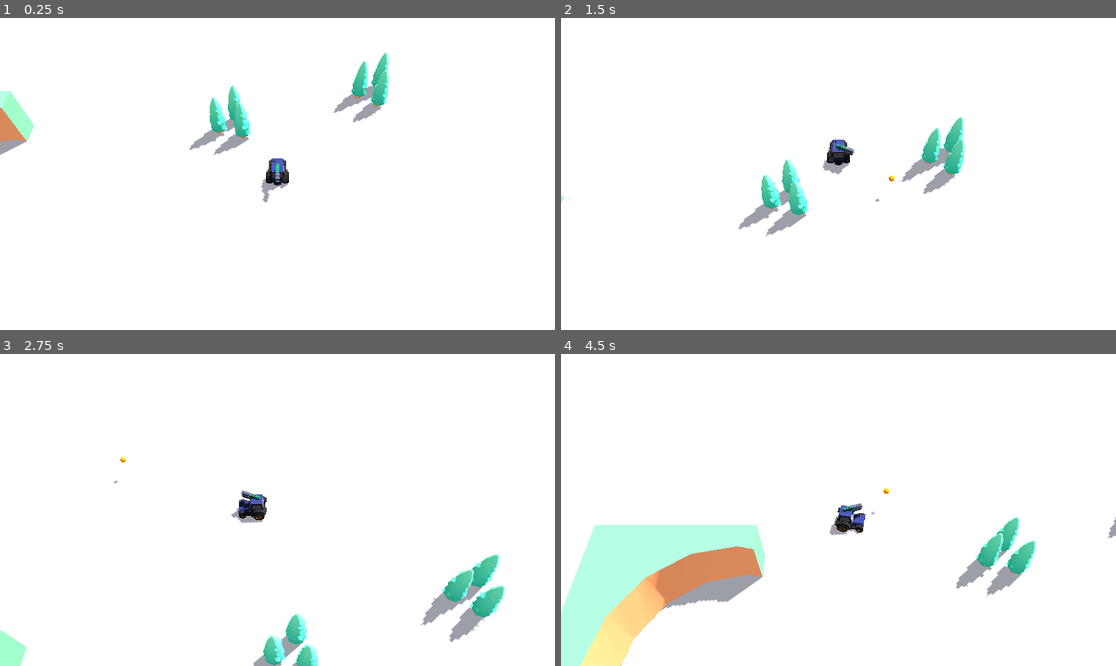
Above: before the commit, frames 1-4 (two rows, left to right).
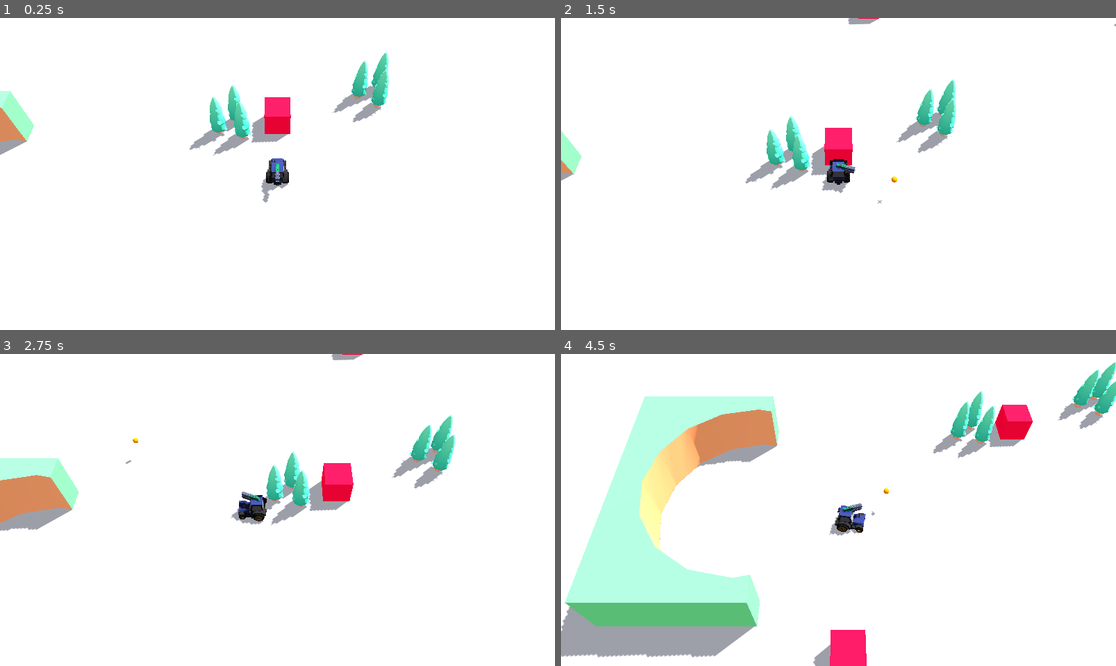
Above: after the commit, the same moments.

Repository: antimundo/top-down-shooter
Game: Godot game, scene res://scenes/gameplay.tscn
Same seed, same stepped clock (60 frames per second), same inputs: the game is played once before the commit and once after it.
Inputs (mouse positions are in pixels of both pictures, inside the frame that each line leads up to):
- Up to frame 1 (0.25 s): no input
- Up to frame 2 (1.5 s): tap Enter at 0.5 s; move the mouse to (810, 236) at 0.52 s; hold W (move_up) from 0.53 s (still down); click (810, 236) at 0.6 s; move the mouse to (1005, 220) at 1.27 s; click (1005, 220) at 1.35 s
- Up to frame 3 (2.75 s): move the mouse to (111, 463) at 2.02 s; release W (move_up) at 2.03 s; hold A (move_left) from 2.03 s (still down); click (111, 463) at 2.1 s
- Up to frame 4 (4.5 s): move the mouse to (866, 510) at 2.77 s; click (866, 510) at 2.85 s; move the mouse to (755, 432) at 3.52 s; release A (move_left) at 3.53 s; hold S (move_down) 3.53-4.28 s; click (755, 432) at 3.6 s; move the mouse to (960, 494) at 4.27 s; hold D (move_right) from 4.28 s (still down); click (960, 494) at 4.35 s

The runs differ from the first frame. In frame 1, 0.8% of the frame differs, in the area x 45-53%, y 25-41%; in frame 2, 6.1%; in frame 3, 9.4%; in frame 4, 24%, in the area x 0-100%, y 2-100%.

Commit message:
Add enemies

Diff:
--- a/scenes/bullet.gd
+++ b/scenes/bullet.gd
@@ -10,3 +10,13 @@
 	if transform.origin.is_equal_approx(transform.origin + velocity.normalized()):
 		look_at(transform.origin + velocity.normalized(), Vector3.UP)
 	transform.origin += velocity * delta
+
+
+func _on_body_entered(body):
+	queue_free()
+	if body is Enemy:
+		body.kill()
+		queue_free()
+
+func _on_timer_timeout():
+	queue_free()
--- a/scenes/bullet.tscn
+++ b/scenes/bullet.tscn
@@ -24,3 +24,9 @@
 
 [node name="CollisionShape3D" type="CollisionShape3D" parent="."]
 shape = SubResource("SphereShape3D_vakc8")
+
+[node name="Timer" type="Timer" parent="."]
+autostart = true
+
+[connection signal="body_entered" from="." to="." method="_on_body_entered"]
+[connection signal="timeout" from="Timer" to="." method="_on_timer_timeout"]
--- /dev/null
+++ b/scenes/enemy.gd
@@ -0,0 +1,5 @@
+extends RigidBody3D
+class_name Enemy
+
+func kill():
+	queue_free()
--- /dev/null
+++ b/scenes/enemy.tscn
@@ -0,0 +1,26 @@
+[gd_scene load_steps=5 format=3 uid="uid://beub68u33s8mq"]
+
+[ext_resource type="Script" path="res://scenes/enemy.gd" id="1_8yo88"]
+
+[sub_resource type="BoxShape3D" id="BoxShape3D_c1bja"]
+size = Vector3(2, 2, 2)
+
+[sub_resource type="StandardMaterial3D" id="StandardMaterial3D_ctsmn"]
+albedo_color = Color(0.905882, 0, 0.172549, 1)
+
+[sub_resource type="BoxMesh" id="BoxMesh_qhtru"]
+material = SubResource("StandardMaterial3D_ctsmn")
+size = Vector3(2, 2, 2)
+
+[node name="Enemy" type="RigidBody3D"]
+transform = Transform3D(1, 0, 0, 0, 1, 0, 0, 0, 1, 0, 1, -5.1)
+script = ExtResource("1_8yo88")
+
+[node name="CollisionShape3D" type="CollisionShape3D" parent="."]
+shape = SubResource("BoxShape3D_c1bja")
+
+[node name="MeshInstance3D" type="MeshInstance3D" parent="."]
+mesh = SubResource("BoxMesh_qhtru")
+
+[connection signal="body_entered" from="." to="." method="_on_body_entered"]
+[connection signal="body_shape_entered" from="." to="." method="_on_body_shape_entered"]
--- a/scenes/gameplay.tscn
+++ b/scenes/gameplay.tscn
@@ -6,6 +6,7 @@
 [ext_resource type="PackedScene" uid="uid://b2uglfheplbh5" path="res://meshes/blasters/blasterQ.glb" id="2_j8aql"]
 [ext_resource type="PackedScene" uid="uid://dk7x8hjx8eo8f" path="res://meshes/mini-arena/tree.glb" id="3_7nmxq"]
 [ext_resource type="Script" path="res://scenes/blaster.gd" id="4_yv1sy"]
+[ext_resource type="PackedScene" uid="uid://beub68u33s8mq" path="res://scenes/enemy.tscn" id="7_6u6fx"]
 
 [sub_resource type="Environment" id="Environment_11i6t"]
 background_mode = 1
@@ -27,6 +28,21 @@
 [sub_resource type="BoxShape3D" id="BoxShape3D_qvkp1"]
 size = Vector3(1, 1, 1.6)
 
+[sub_resource type="Animation" id="Animation_mq1jd"]
+length = 0.001
+tracks/0/type = "value"
+tracks/0/imported = false
+tracks/0/enabled = true
+tracks/0/path = NodePath(".:position")
+tracks/0/interp = 1
+tracks/0/loop_wrap = true
+tracks/0/keys = {
+"times": PackedFloat32Array(0),
+"transitions": PackedFloat32Array(1),
+"update": 0,
+"values": [Vector3(0, 0.08442, -0.5)]
+}
+
 [sub_resource type="Animation" id="Animation_t618t"]
 resource_name = "shoot"
 length = 0.1
@@ -41,21 +57,6 @@
 "transitions": PackedFloat32Array(-2, -2),
 "update": 0,
 "values": [Vector3(0, 0.084, -0.4), Vector3(0, 0.08442, -0.5)]
-}
-
-[sub_resource type="Animation" id="Animation_mq1jd"]
-length = 0.001
-tracks/0/type = "value"
-tracks/0/imported = false
-tracks/0/enabled = true
-tracks/0/path = NodePath(".:position")
-tracks/0/interp = 1
-tracks/0/loop_wrap = true
-tracks/0/keys = {
-"times": PackedFloat32Array(0),
-"transitions": PackedFloat32Array(1),
-"update": 0,
-"values": [Vector3(0, 0.08442, -0.5)]
 }
 
 [sub_resource type="AnimationLibrary" id="AnimationLibrary_7sbmi"]
@@ -146,3 +147,52 @@
 
 [node name="tree7" parent="World" instance=ExtResource("3_7nmxq")]
 transform = Transform3D(2, 0, 0, 0, 2, 0, 0, 0, 2, 8.59763, 0, -9.25202)
+
+[node name="Enemies" type="Node3D" parent="."]
+
+[node name="Enemy" parent="Enemies" instance=ExtResource("7_6u6fx")]
+
+[node name="Enemy2" parent="Enemies" instance=ExtResource("7_6u6fx")]
+transform = Transform3D(1, 0, 0, 0, 1, 0, 0, 0, 1, -14, 1, 13.9)
+
+[node name="Enemy3" parent="Enemies" instance=ExtResource("7_6u6fx")]
+transform = Transform3D(1, 0, 0, 0, 1, 0, 0, 0, 1, 24, 1, 17.9)
+
+[node name="Enemy4" parent="Enemies" instance=ExtResource("7_6u6fx")]
+transform = Transform3D(1, 0, 0, 0, 1, 0, 0, 0, 1, 29, 1, -21.1)
+
+[node name="Enemy5" parent="Enemies" instance=ExtResource("7_6u6fx")]
+transform = Transform3D(1, 0, 0, 0, 1, 0, 0, 0, 1, -28, 1, -28.1)
+
+[node name="Enemy6" parent="Enemies" instance=ExtResource("7_6u6fx")]
+transform = Transform3D(1, 0, 0, 0, 1, 0, 0, 0, 1, -29, 1, 24.9)
+
+[node name="Enemy7" parent="Enemies" instance=ExtResource("7_6u6fx")]
+transform = Transform3D(1, 0, 0, 0, 1, 0, 0, 0, 1, -13, 1, 38.9)
+
+[node name="Enemy8" parent="Enemies" instance=ExtResource("7_6u6fx")]
+transform = Transform3D(1, 0, 0, 0, 1, 0, 0, 0, 1, -36, 1, 39.9)
+
+[node name="Enemy9" parent="Enemies" instance=ExtResource("7_6u6fx")]
+transform = Transform3D(1, 0, 0, 0, 1, 0, 0, 0, 1, 14, 1, 29.9)
+
+[node name="Enemy10" parent="Enemies" instance=ExtResource("7_6u6fx")]
+transform = Transform3D(1, 0, 0, 0, 1, 0, 0, 0, 1, 32, 1, 37.9)
+
+[node name="Enemy11" parent="Enemies" instance=ExtResource("7_6u6fx")]
+transform = Transform3D(1, 0, 0, 0, 1, 0, 0, 0, 1, 39, 1, -23.1)
+
+[node name="Enemy12" parent="Enemies" instance=ExtResource("7_6u6fx")]
+transform = Transform3D(1, 0, 0, 0, 1, 0, 0, 0, 1, 16, 1, -31.1)
+
+[node name="Enemy13" parent="Enemies" instance=ExtResource("7_6u6fx")]
+transform = Transform3D(1, 0, 0, 0, 1, 0, 0, 0, 1, 3, 1, -23.1)
+
+[node name="Enemy14" parent="Enemies" instance=ExtResource("7_6u6fx")]
+transform = Transform3D(1, 0, 0, 0, 1, 0, 0, 0, 1, -5, 1, -32.1)
+
+[node name="Enemy15" parent="Enemies" instance=ExtResource("7_6u6fx")]
+transform = Transform3D(1, 0, 0, 0, 1, 0, 0, 0, 1, -16, 1, -29.1)
+
+[node name="Enemy16" parent="Enemies" instance=ExtResource("7_6u6fx")]
+transform = Transform3D(1, 0, 0, 0, 1, 0, 0, 0, 1, -36, 1, -36.1)
Not shown: 1 places in scenes/gameplay.tscn that only renumber resources
